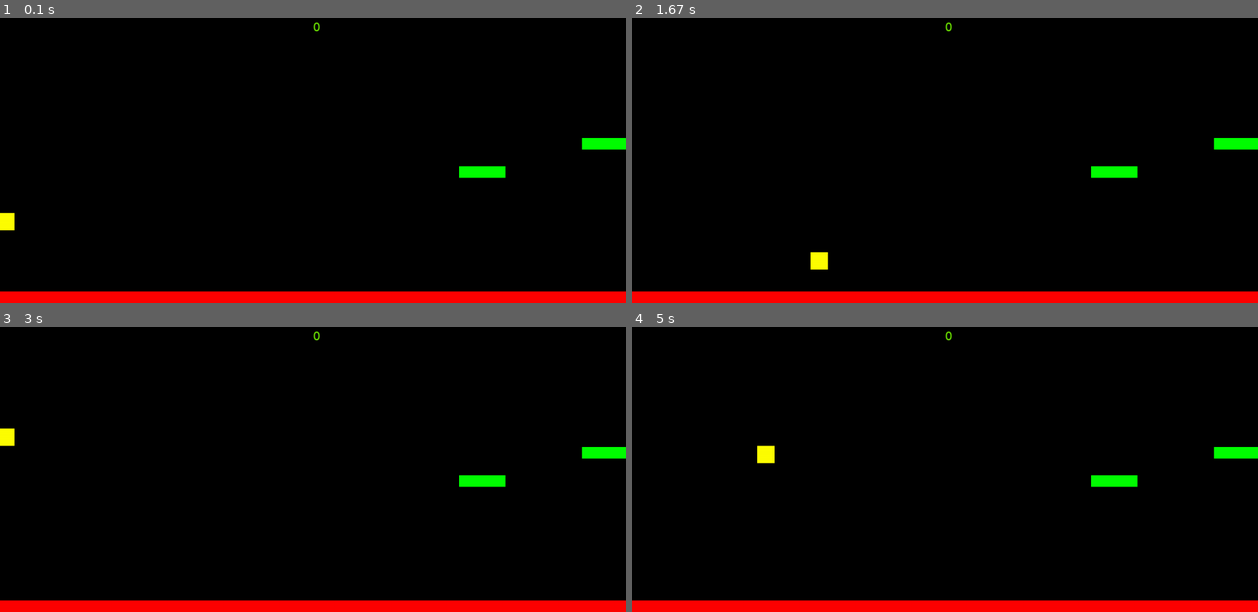
Above: before the commit, frames 1-4 (two rows, left to right).
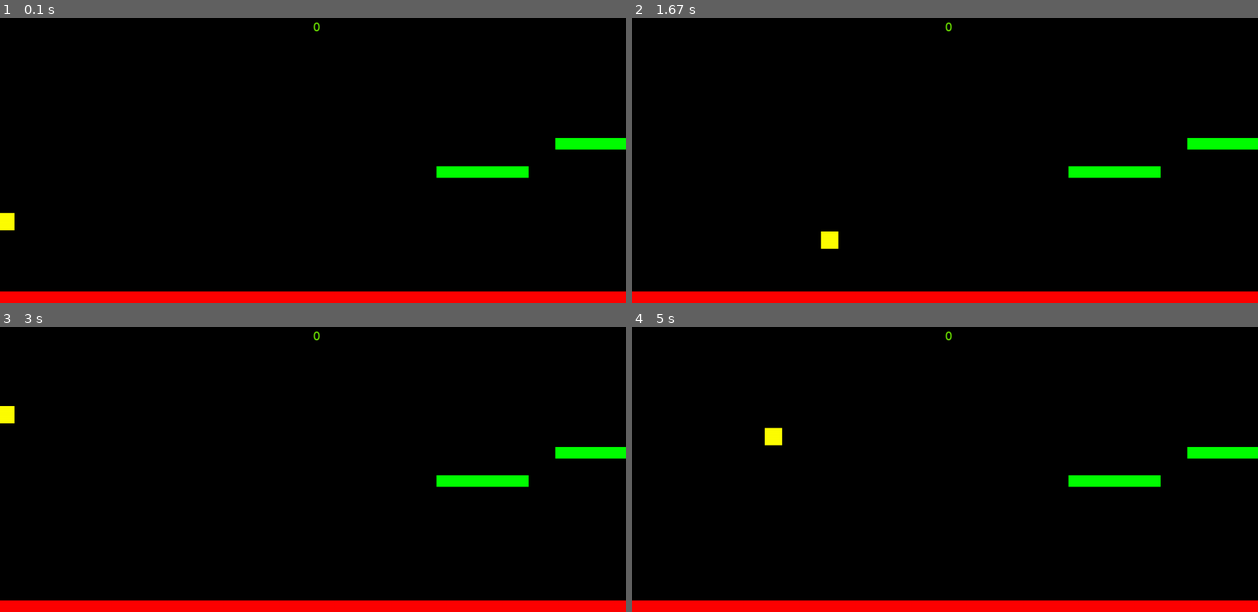
Above: after the commit, the same moments.

Repository: meaniebeanie22/pygame-games
Game: pygame game, started from final.py
Same seed, same stepped clock (60 frames per second), same inputs: the game is played once before the commit and once after it.
Inputs:
- Up to frame 1 (0.1 s): no input
- Up to frame 2 (1.67 s): hold Right 0.33-0.8 s; hold Up 0.83-1.13 s; hold Right 1.17-1.63 s
- Up to frame 3 (3 s): hold Left 1.67-2.2 s; hold Left 2.23-2.63 s; hold Up from 2.67 s (still down)
- Up to frame 4 (5 s): release Up at 3.03 s; hold Right 3.07-3.7 s; hold Left 3.73-4.2 s; hold Right 4.23-4.7 s; hold Up from 4.73 s (still down)

The runs differ from the first frame. In frame 1, 0.5% of the frame differs, in the area x 69-93%, y 42-57%; in frame 2, 0.9%, in the area x 28-93%, y 42-89%; in frame 3, 0.8%; in frame 4, 0.9%.

Commit message:
make platforms bigger

Diff:
--- a/final.py
+++ b/final.py
@@ -12,7 +12,7 @@
 
 HEIGHT = 500
 WIDTH = 1080
-ACC = 0.35
+ACC = 0.37
 FRIC = -0.12
 FPS = 120
 
@@ -62,7 +62,7 @@
         hits = pygame.sprite.spritecollide(self, platforms, False)
         if hits and not self.jumping:
            self.jumping = True
-           self.vel.y = -11
+           self.vel.y = -12
 
     def cancel_jump(self):
         if self.jumping:
@@ -96,7 +96,7 @@
     def __init__(self):
         super().__init__()
         self.special = False
-        self.surf = pygame.Surface((random.randint(50,100), 20))
+        self.surf = pygame.Surface((random.randint(100,200), 20))
         if random.randint(1,P1.score//2+10) == 1: # special tile
             self.surf.fill((255,0,255))
             self.special = True
